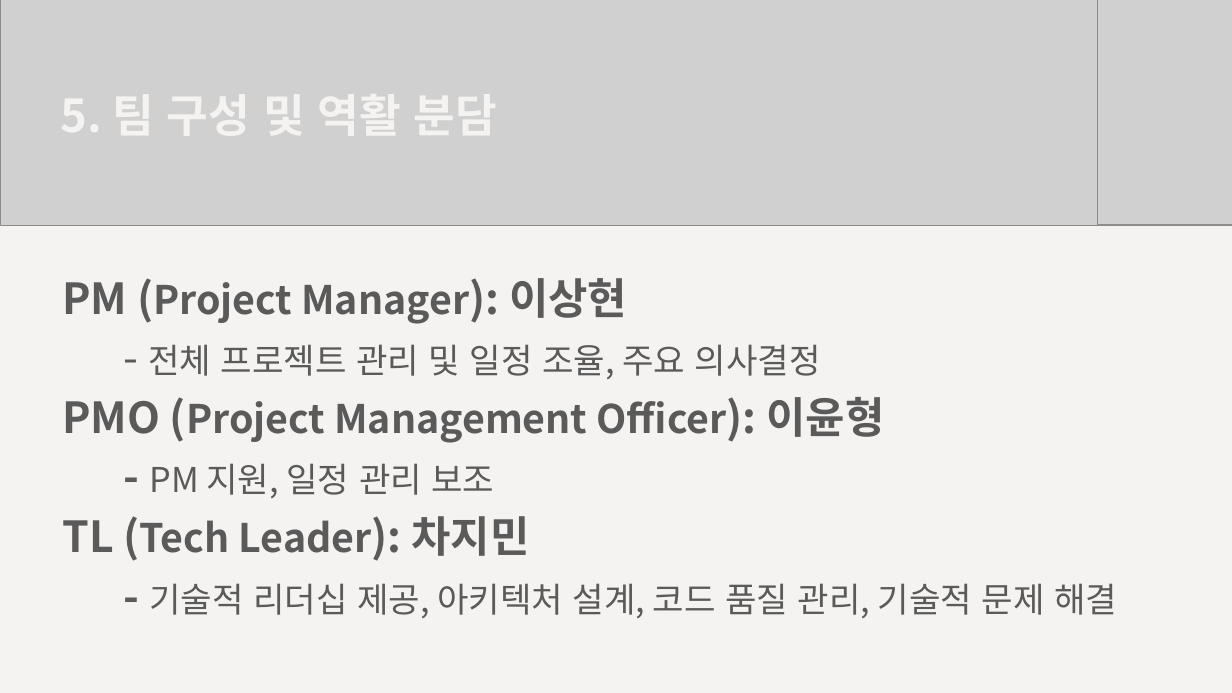
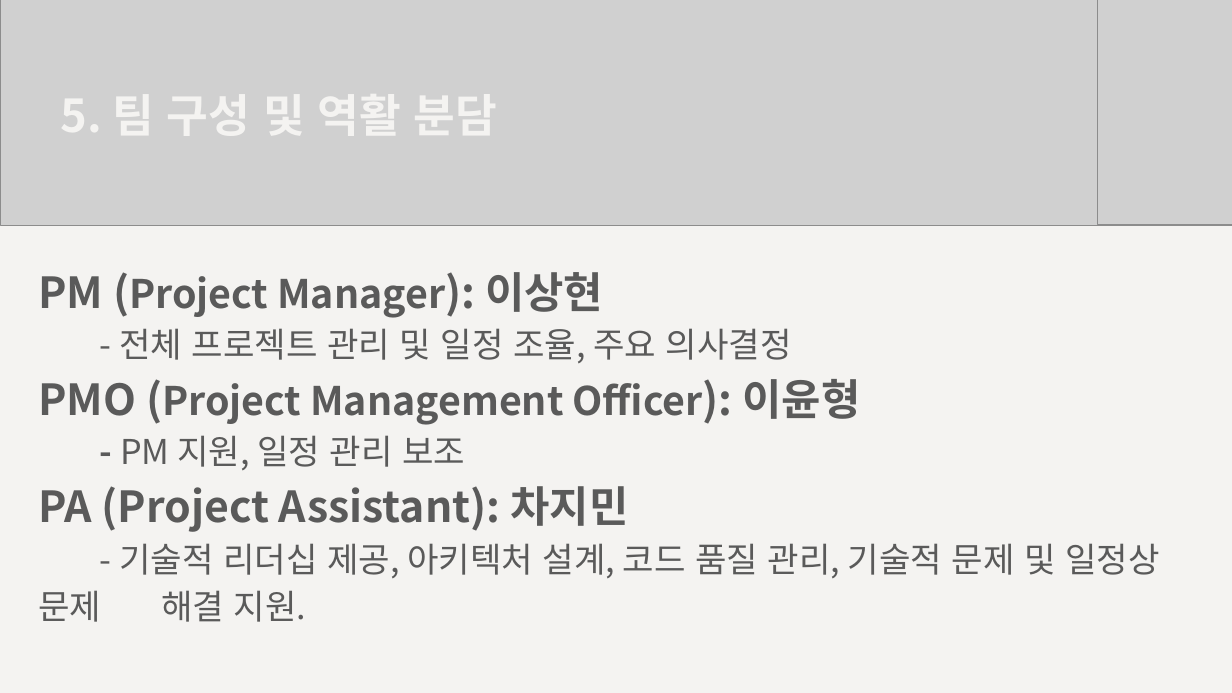
Before and after one commit to SanghyeonLee97/202408_MainProject, a slide deck: slide 8 of 제안서/프로젝트 제안서 (240826 수정).pptx. Drawn at 1232x693 pixels with LibreOffice and Linux fonts; fonts in the diff are those of the drawing; grey boxes stand for pictures. Boxes give left, top, right and bottom in pixels: in the first picture for what was removed or moved away, otherwise in the second. Text is boxed around its words. In the diff, an @@ line names an element or a change of style, - is before the commit and + after.

```diff
--- a/제안서/프로젝트 제안서 (240826 수정).pptx
+++ b/제안서/프로젝트 제안서 (240826 수정).pptx
@@ text "PM (Project Manager): 이상현": place and size @@
-text "PM (Project Manager): 이상현" at <box>62,278,1117,618</box>
+text "PM (Project Manager): 이상현" at <box>38,272,1159,622</box>
@@ text at <box>119,328,792,470</box>: size 50 to 40 pt in "-", "-" @@
@@ text at <box>38,486,1159,622</box>: text changed @@
-TL (Tech Leader): 차지민
-- 기술적 리더십 제공, 아키텍처 설계, 코드 품질 관리, 기술적 문제 해결
+PA (Project Assistant): 차지민
+- 기술적 리더십 제공, 아키텍처 설계, 코드 품질 관리, 기술적 문제 및 일정상 문제 해결 지원.
```
Also in this commit, not shown: 4 other slides changed.
